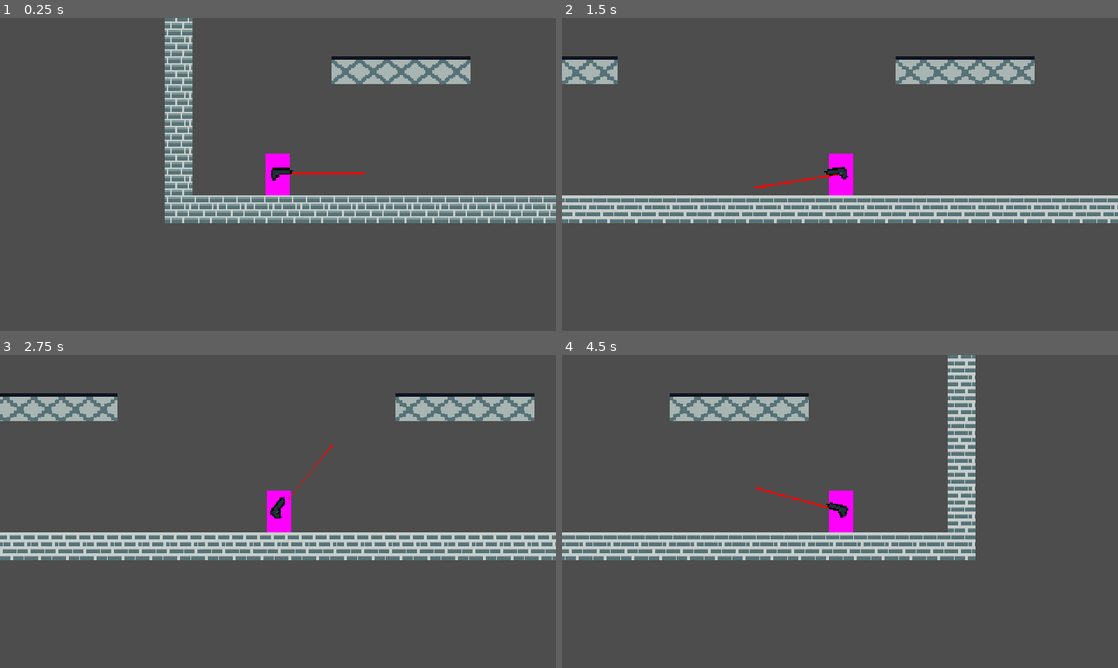
Above: before the commit, frames 1-4 (two rows, left to right).
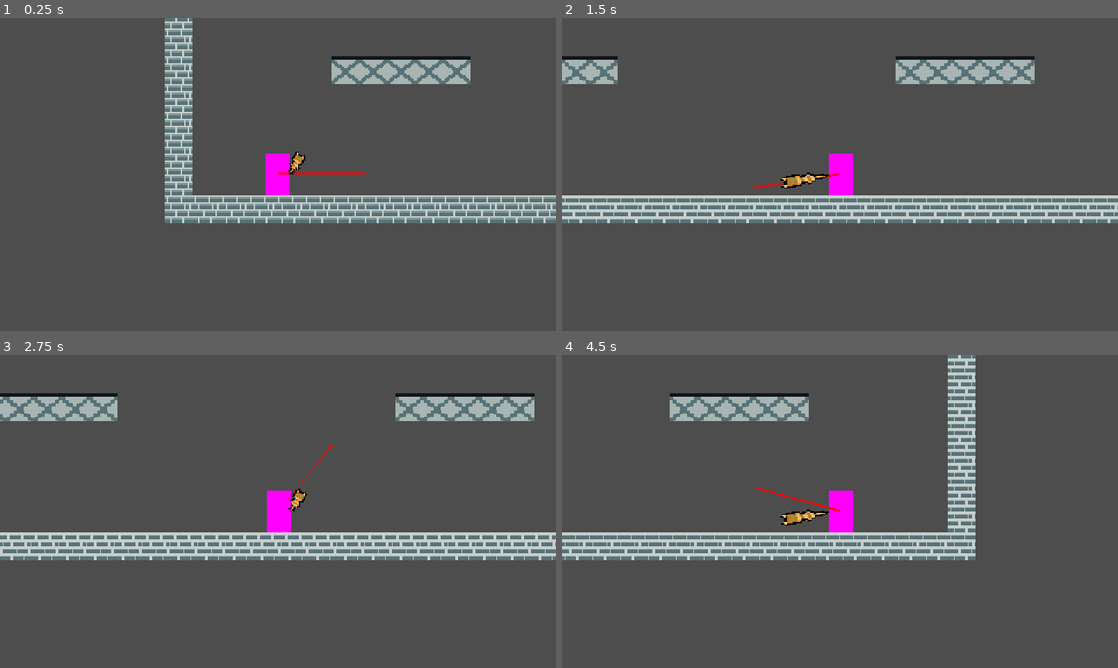
Above: after the commit, the same moments.

Repository: InjustFr/catmare
Game: Godot game, scene res://arena.tscn
Two runs of this game, one before a commit and one after it. Both use one fixed random seed, a clock stepped at 60 frames per second and the inputs below.
Inputs (mouse positions are in pixels of both pictures, inside the frame that each line leads up to):
- Up to frame 1 (0.25 s): no input
- Up to frame 2 (1.5 s): tap Enter (ui_accept) at 0.5, 0.77 s; move the mouse to (962, 158) at 0.52 s; press the mouse at (962, 158) at 0.53 s; hold D (right) from 0.53 s (still down); move the mouse to (728, 190) at 1.27 s; release the mouse at (728, 190) at 1.28 s; click (728, 190) at 1.35 s
- Up to frame 3 (2.75 s): tap Enter (ui_accept) at 1.52 s; move the mouse to (333, 442) at 2.02 s; release D (right) at 2.03 s; press the mouse at (333, 442) at 2.03 s; hold A (left) from 2.03 s (still down)
- Up to frame 4 (4.5 s): move the mouse to (812, 574) at 2.77 s; release A (left) at 2.78 s; release the mouse at (812, 574) at 2.78 s; hold D (right) 2.78-4.28 s; click (812, 574) at 2.85 s; tap Enter (ui_accept) at 3.02, 3.77 s; move the mouse to (1006, 558) at 3.52 s; press the mouse at (1006, 558) at 3.53 s; move the mouse to (673, 464) at 4.27 s; release the mouse at (673, 464) at 4.28 s; hold A (left) from 4.28 s (still down); click (673, 464) at 4.35 s

The runs differ from the first frame. In frame 1, 0.2% of the frame differs, in the area x 48-55%, y 42-52%; in frame 2, 0.3%, in the area x 39-52%, y 47-55%; in frame 3, 0.2%; in frame 4, 0.3%.

Commit message:
feat(weapons): add cat bat

Diff:
--- a/entities/player/player.tscn
+++ b/entities/player/player.tscn
@@ -8,7 +8,7 @@
 [ext_resource type="Script" path="res://entities/components/orientation_component.gd" id="6_goxhk"]
 [ext_resource type="Script" path="res://entities/components/player_aim_component.gd" id="7_n3q1g"]
 [ext_resource type="Script" path="res://entities/player/components/weapon_container.gd" id="8_1aie1"]
-[ext_resource type="PackedScene" uid="uid://qmp68e386kyo" path="res://entities/weapons/base_gun/base_gun.tscn" id="9_bm1iy"]
+[ext_resource type="PackedScene" uid="uid://bcndgcfim2mrg" path="res://entities/weapons/cat_bat/cat_bat.tscn" id="9_88l5f"]
 
 [sub_resource type="RectangleShape2D" id="RectangleShape2D_tfse4"]
 size = Vector2(14, 24)
@@ -68,8 +68,7 @@
 
 [node name="WeaponContainer" type="Node2D" parent="." node_paths=PackedStringArray("weapon", "orientation_component")]
 script = ExtResource("8_1aie1")
-weapon = NodePath("BaseGun")
+weapon = NodePath("CatBat")
 orientation_component = NodePath("../OrientationComponent")
 
-[node name="BaseGun" parent="WeaponContainer" node_paths=PackedStringArray("shooter") instance=ExtResource("9_bm1iy")]
-shooter = NodePath("../..")
+[node name="CatBat" parent="WeaponContainer" instance=ExtResource("9_88l5f")]
--- /dev/null
+++ b/entities/weapons/cat_bat/cat_bat.gd
@@ -0,0 +1,20 @@
+class_name CatBat
+extends Weapon
+
+
+@onready var animation_player: AnimationPlayer = $AnimationPlayer
+@onready var orientation_component: OrientationComponent = $OrientationComponent
+
+
+func _process(_delta: float) -> void:
+	scale.x = -1 if abs(orientation_component.orientation.angle()) > PI/2 else 1
+
+func start_shooting() -> void:
+	if animation_player.is_playing():
+		return
+
+	animation_player.play("attack")
+
+
+func stop_shooting() -> void:
+	pass
--- /dev/null
+++ b/entities/weapons/cat_bat/cat_bat.tscn
@@ -0,0 +1,195 @@
+[gd_scene load_steps=9 format=3 uid="uid://bcndgcfim2mrg"]
+
+[ext_resource type="Script" path="res://entities/components/damage_component.gd" id="1_wx5t3"]
+[ext_resource type="Script" path="res://entities/weapons/cat_bat/cat_bat.gd" id="1_xv8fl"]
+[ext_resource type="Texture2D" uid="uid://bi4kijh5ubdim" path="res://entities/weapons/cat_bat/assets/cat_bat.png" id="2_vd834"]
+[ext_resource type="Script" path="res://entities/components/orientation_component.gd" id="4_apd3b"]
+
+[sub_resource type="RectangleShape2D" id="RectangleShape2D_m5cb7"]
+size = Vector2(7, 14)
+
+[sub_resource type="Animation" id="Animation_37s20"]
+resource_name = "attack"
+length = 0.8
+tracks/0/type = "value"
+tracks/0/imported = false
+tracks/0/enabled = true
+tracks/0/path = NodePath("RotationContainer:rotation")
+tracks/0/interp = 1
+tracks/0/loop_wrap = true
+tracks/0/keys = {
+"times": PackedFloat32Array(0, 0.2, 0.4),
+"transitions": PackedFloat32Array(1, 1, 1),
+"update": 0,
+"values": [0.523599, 2.61799, 0.523599]
+}
+tracks/1/type = "value"
+tracks/1/imported = false
+tracks/1/enabled = true
+tracks/1/path = NodePath("RotationContainer/DamageComponent:visible")
+tracks/1/interp = 1
+tracks/1/loop_wrap = true
+tracks/1/keys = {
+"times": PackedFloat32Array(0, 0.4),
+"transitions": PackedFloat32Array(1, 1),
+"update": 1,
+"values": [true, false]
+}
+tracks/2/type = "value"
+tracks/2/imported = false
+tracks/2/enabled = true
+tracks/2/path = NodePath("RotationContainer/Sprite2D:scale")
+tracks/2/interp = 1
+tracks/2/loop_wrap = true
+tracks/2/keys = {
+"times": PackedFloat32Array(0, 0.1, 0.3, 0.4),
+"transitions": PackedFloat32Array(1, 1, 1, 1),
+"update": 0,
+"values": [Vector2(1, 1), Vector2(1, 2), Vector2(1, 2), Vector2(1, 1)]
+}
+tracks/3/type = "value"
+tracks/3/imported = false
+tracks/3/enabled = true
+tracks/3/path = NodePath("RotationContainer/Sprite2D:position")
+tracks/3/interp = 1
+tracks/3/loop_wrap = true
+tracks/3/keys = {
+"times": PackedFloat32Array(0, 0.1, 0.3, 0.4),
+"transitions": PackedFloat32Array(1, 1, 1, 1),
+"update": 0,
+"values": [Vector2(1, -7), Vector2(1, -14), Vector2(1, -14), Vector2(1, -7)]
+}
+tracks/4/type = "value"
+tracks/4/imported = false
+tracks/4/enabled = true
+tracks/4/path = NodePath("RotationContainer/DamageComponent/CollisionShape2D:shape:size")
+tracks/4/interp = 1
+tracks/4/loop_wrap = true
+tracks/4/keys = {
+"times": PackedFloat32Array(0, 0.1, 0.3, 0.4),
+"transitions": PackedFloat32Array(1, 1, 1, 1),
+"update": 0,
+"values": [Vector2(7, 14), Vector2(7, 27.8038), Vector2(7, 27.8038), Vector2(7, 14)]
+}
+tracks/5/type = "value"
+tracks/5/imported = false
+tracks/5/enabled = true
+tracks/5/path = NodePath("RotationContainer/DamageComponent/CollisionShape2D:position")
+tracks/5/interp = 1
+tracks/5/loop_wrap = true
+tracks/5/keys = {
+"times": PackedFloat32Array(0, 0.1, 0.3, 0.4),
+"transitions": PackedFloat32Array(1, 1, 1, 1),
+"update": 0,
+"values": [Vector2(0, -7), Vector2(-2.28089e-06, -14), Vector2(-2.28089e-06, -14), Vector2(0, -7)]
+}
+
+[sub_resource type="Animation" id="Animation_h4jgl"]
+length = 0.001
+tracks/0/type = "value"
+tracks/0/imported = false
+tracks/0/enabled = true
+tracks/0/path = NodePath("RotationContainer:rotation")
+tracks/0/interp = 1
+tracks/0/loop_wrap = true
+tracks/0/keys = {
+"times": PackedFloat32Array(0),
+"transitions": PackedFloat32Array(1),
+"update": 0,
+"values": [0.523599]
+}
+tracks/1/type = "value"
+tracks/1/imported = false
+tracks/1/enabled = true
+tracks/1/path = NodePath("RotationContainer/DamageComponent:visible")
+tracks/1/interp = 1
+tracks/1/loop_wrap = true
+tracks/1/keys = {
+"times": PackedFloat32Array(0),
+"transitions": PackedFloat32Array(1),
+"update": 1,
+"values": [false]
+}
+tracks/2/type = "value"
+tracks/2/imported = false
+tracks/2/enabled = true
+tracks/2/path = NodePath("RotationContainer/Sprite2D:scale")
+tracks/2/interp = 1
+tracks/2/loop_wrap = true
+tracks/2/keys = {
+"times": PackedFloat32Array(0),
+"transitions": PackedFloat32Array(1),
+"update": 0,
+"values": [Vector2(1, 1)]
+}
+tracks/3/type = "value"
+tracks/3/imported = false
+tracks/3/enabled = true
+tracks/3/path = NodePath("RotationContainer/Sprite2D:position")
+tracks/3/interp = 1
+tracks/3/loop_wrap = true
+tracks/3/keys = {
+"times": PackedFloat32Array(0),
+"transitions": PackedFloat32Array(1),
+"update": 0,
+"values": [Vector2(0, -7)]
+}
+tracks/4/type = "value"
+tracks/4/imported = false
+tracks/4/enabled = true
+tracks/4/path = NodePath("RotationContainer/DamageComponent/CollisionShape2D:shape:size")
+tracks/4/interp = 1
+tracks/4/loop_wrap = true
+tracks/4/keys = {
+"times": PackedFloat32Array(0),
+"transitions": PackedFloat32Array(1),
+"update": 0,
+"values": [Vector2(7, 14)]
+}
+tracks/5/type = "value"
+tracks/5/imported = false
+tracks/5/enabled = true
+tracks/5/path = NodePath("RotationContainer/DamageComponent/CollisionShape2D:position")
+tracks/5/interp = 1
+tracks/5/loop_wrap = true
+tracks/5/keys = {
+"times": PackedFloat32Array(0),
+"transitions": PackedFloat32Array(1),
+"update": 0,
+"values": [Vector2(0, -7)]
+}
+
+[sub_resource type="AnimationLibrary" id="AnimationLibrary_byd16"]
+_data = {
+"RESET": SubResource("Animation_h4jgl"),
+"attack": SubResource("Animation_37s20")
+}
+
+[node name="CatBat" type="Node2D" node_paths=PackedStringArray("shooter")]
+script = ExtResource("1_xv8fl")
+shooter = NodePath(".")
+
+[node name="RotationContainer" type="Node2D" parent="."]
+position = Vector2(7, 0)
+rotation = 0.523599
+
+[node name="Sprite2D" type="Sprite2D" parent="RotationContainer"]
+position = Vector2(0, -7)
+texture = ExtResource("2_vd834")
+
+[node name="DamageComponent" type="Area2D" parent="RotationContainer"]
+visible = false
+script = ExtResource("1_wx5t3")
+damage = 10
+
+[node name="CollisionShape2D" type="CollisionShape2D" parent="RotationContainer/DamageComponent"]
+position = Vector2(0, -7)
+shape = SubResource("RectangleShape2D_m5cb7")
+
+[node name="AnimationPlayer" type="AnimationPlayer" parent="."]
+libraries = {
+"": SubResource("AnimationLibrary_byd16")
+}
+
+[node name="OrientationComponent" type="Node" parent="."]
+script = ExtResource("4_apd3b")
Binary file added: entities/weapons/cat_bat/assets/cat_bat.aseprite
Binary file added: entities/weapons/cat_bat/assets/cat_bat.png
Not shown, added: entities/weapons/cat_bat/assets/cat_bat.png.import
